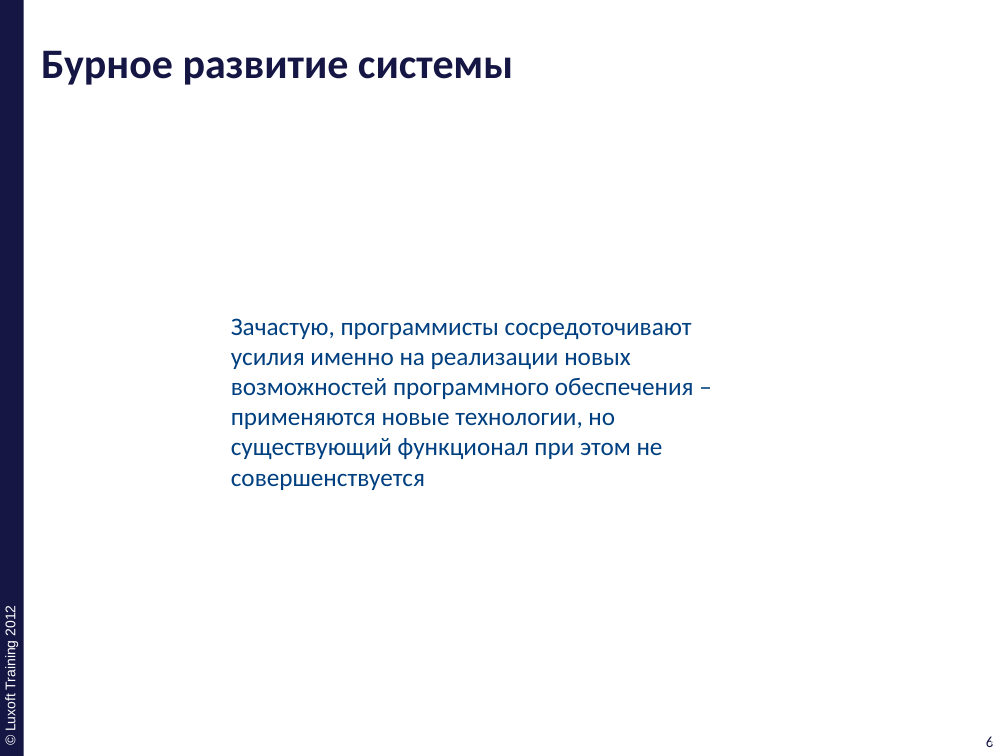
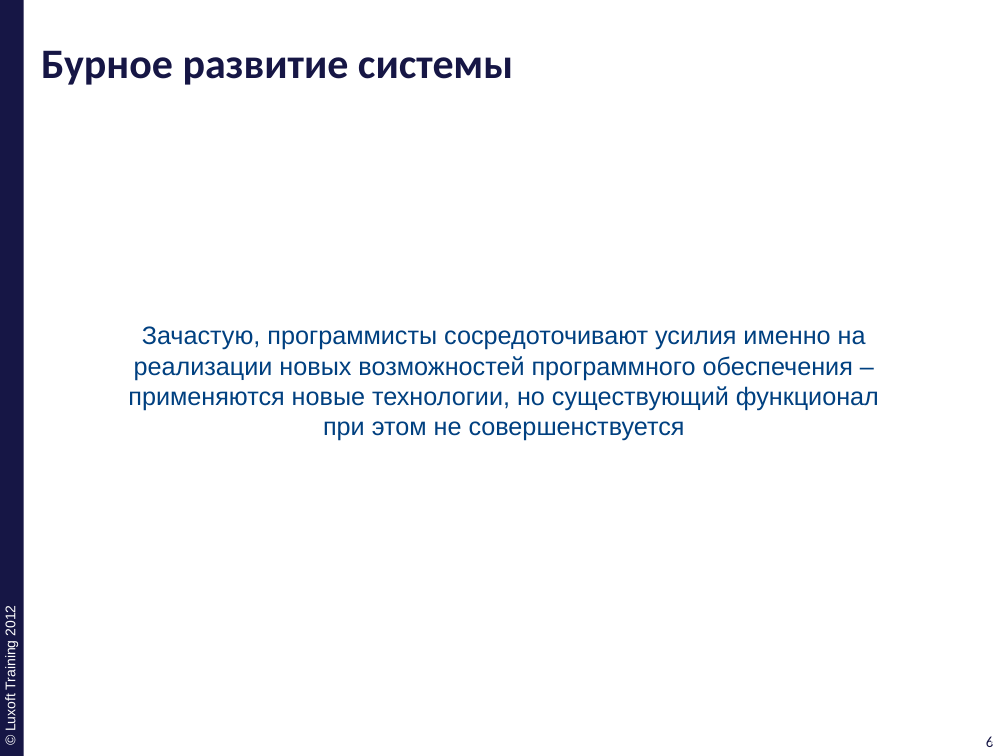
Before and after one commit to ivan-dyachenko/Trainings, a slide deck: slide 6 of Test Driven Development/materials/pptx/9. TDD-Legacy.pptx. Drawn at 1008x756 pixels with LibreOffice and Linux fonts; fonts in the diff are those of the drawing; background and template pictures are left out. Boxes give left, top, right and bottom in pixels: in the first picture for what was removed or moved away, otherwise in the second. Text is boxed around its words. In the diff, an @@ line names an element or a change of style, - is before the commit and + after.

```diff
--- a/Test Driven Development/materials/pptx/9. TDD-Legacy.pptx
+++ b/Test Driven Development/materials/pptx/9. TDD-Legacy.pptx
@@ text "Зачастую, программисты сосредоточивают усилия именно ...": place and size @@
-text "Зачастую, программисты сосредоточивают усилия именно ..." at (231, 318, 694, 490)
+text "Зачастую, программисты сосредоточивают усилия именно ..." at (128, 326, 879, 441)
@@ text "Зачастую, программисты сосредоточивают усилия именно ..." at (128, 326, 879, 441): font Calibri to Arial; alignment left to centre @@
```
Also in this commit, not shown: 13 other slides changed, 4 slides added, 1 slide removed, 1 other file.
